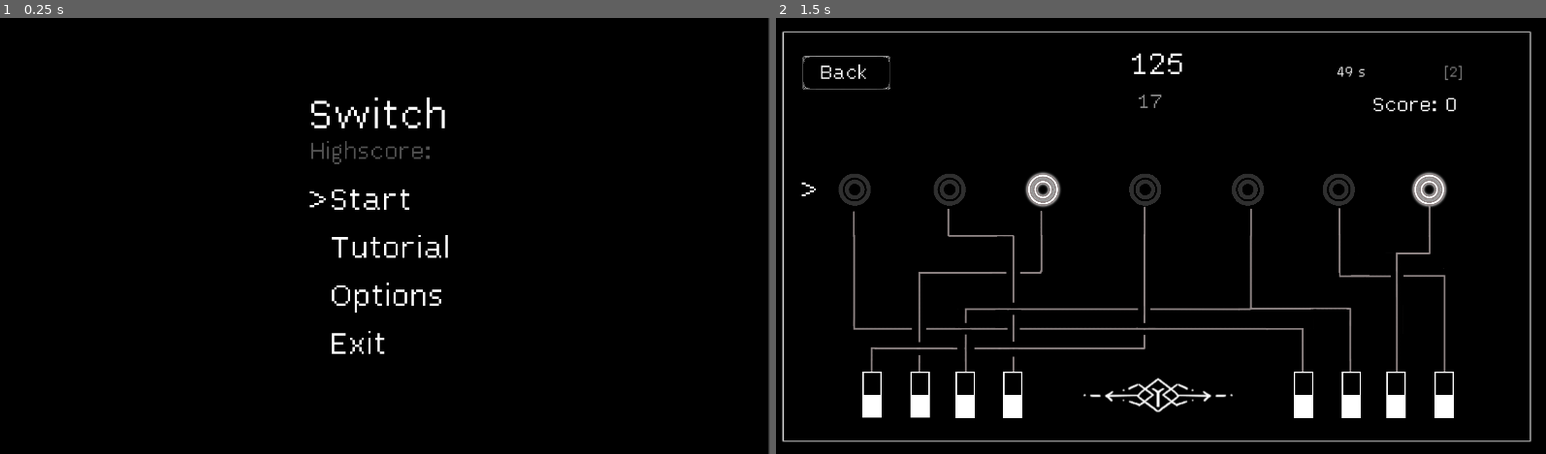
Above: before the commit, frames 1-2 (left to right).
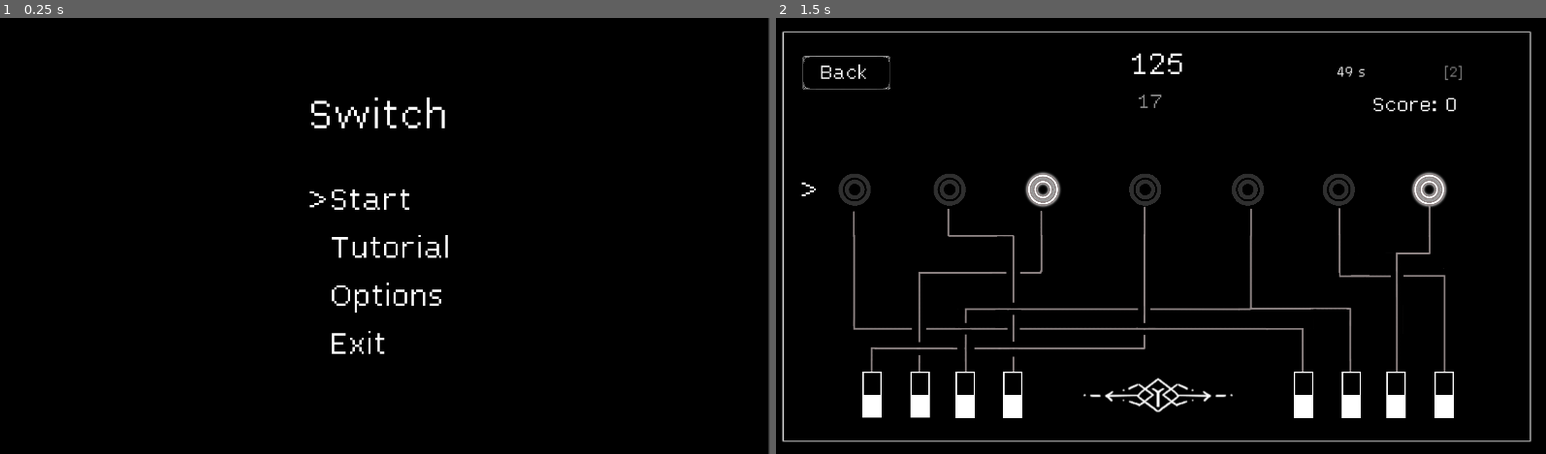
Above: after the commit, the same moments.

Repository: DragonCat4012/Switch
Game: Godot game, scene res://Scenes/menu.tscn
Same seed, same stepped clock (60 frames per second), same inputs: the game is played once before the commit and once after it.
Inputs (mouse positions are in pixels of both pictures, inside the frame that each line leads up to):
- Up to frame 1 (0.25 s): no input
- Up to frame 2 (1.5 s): tap Enter (ui_accept) at 0.5, 0.6, 0.77, 1.07, 1.35 s; move the mouse to (1330, 214) at 0.52 s; hold Right (ui_right) 0.53-1.28 s; click (1330, 214) at 0.67 s; move the mouse to (999, 257) at 1.27 s; hold Down (ui_down) from 1.28 s (still down); click (999, 257) at 1.42 s

The runs differ from the first frame. In frame 1, 0.2% of the frame differs, in the area x 40-56%, y 28-34%; in frame 2, nothing differs.

Commit message:
fix displaying highScore

Diff:
--- a/JSON.gd
+++ b/JSON.gd
@@ -30,11 +30,15 @@
 
 	func loadGame():
 		if FileAccess.file_exists((File_name)):
+			print("Load File Save")
 			var file = FileAccess.open(File_name, FileAccess.READ)
 			var dict = JSON.parse_string(file.get_as_text())
+			print(dict)
 			currentData["isEndianSwitchingEnabled"] = dict["isEndianSwitchingEnabled"]
 			currentData["score"] = dict["score"]
 			currentData["highScore"] = dict["highScore"]
+		else:
+			print("File doesnt exist")
 
 	# Getter
 	var endian: bool:
@@ -44,6 +48,10 @@
 	var score: int:
 		get:
 			return currentData["score"]
+
+	var highScore: int:
+		get:
+			return currentData["highScore"]
 
 # Update properties
 	func saveScore(score: int):
--- a/Scenes/MainMenu.gd
+++ b/Scenes/MainMenu.gd
@@ -9,21 +9,21 @@
 @onready var selector_four =$CenterContainer/VBoxContainer/CenterContainer2/HBoxContainer2/VBoxContainer/Selector4
 
 @onready var labelStart = $CenterContainer/VBoxContainer/CenterContainer2/HBoxContainer2/VBoxContainer2/LabelStart
-@onready var labelTutorial = $CenterContainer/VBoxContainer/CenterContainer2/HBoxContainer2/VBoxContainer2/TutorialLabel
-@onready var labelOptions = $CenterContainer/VBoxContainer/CenterContainer2/HBoxContainer2/VBoxContainer2/LabelOptions
-@onready var labelExit = $CenterContainer/VBoxContainer/CenterContainer2/HBoxContainer2/VBoxContainer2/LabelExit
+@onready var labelTutorial := $CenterContainer/VBoxContainer/CenterContainer2/HBoxContainer2/VBoxContainer2/TutorialLabel
+@onready var labelOptions := $CenterContainer/VBoxContainer/CenterContainer2/HBoxContainer2/VBoxContainer2/LabelOptions
+@onready var labelExit := $CenterContainer/VBoxContainer/CenterContainer2/HBoxContainer2/VBoxContainer2/LabelExit
 
-@onready var labelHighScore = $CenterContainer/VBoxContainer/CenterContainer/VBoxContainer/HighScoreLabel
+@onready var labelHighScore: Label = $CenterContainer/VBoxContainer/CenterContainer/VBoxContainer/HighScoreLabel
 
 var currentSelection = 0
 var lastSelection = 0
 
 func _ready():
 	jsonHandler.loadGame()
-	if jsonHandler.score > 0:
-		labelHighScore.text = "Highscore: " + str(jsonHandler.score)
+	if jsonHandler.highScore > 0:
+		labelHighScore.text = "Highscore: " + str(jsonHandler.highScore)
 	else:
-		labelHighScore = ""
+		labelHighScore.text = ""
 	set_current_selection()
 
 func _input(event): # Handle Touch Inut
--- a/Scenes/OptionsScene.gd
+++ b/Scenes/OptionsScene.gd
@@ -13,6 +13,7 @@
 func _ready():
 	jsonHandler.loadGame()
 	isEndianSwitchingEnabled = jsonHandler.endian
+	updateEndianSwitch()
 
 func _input(event):
 	var currentClickTime = Time.get_ticks_msec()
